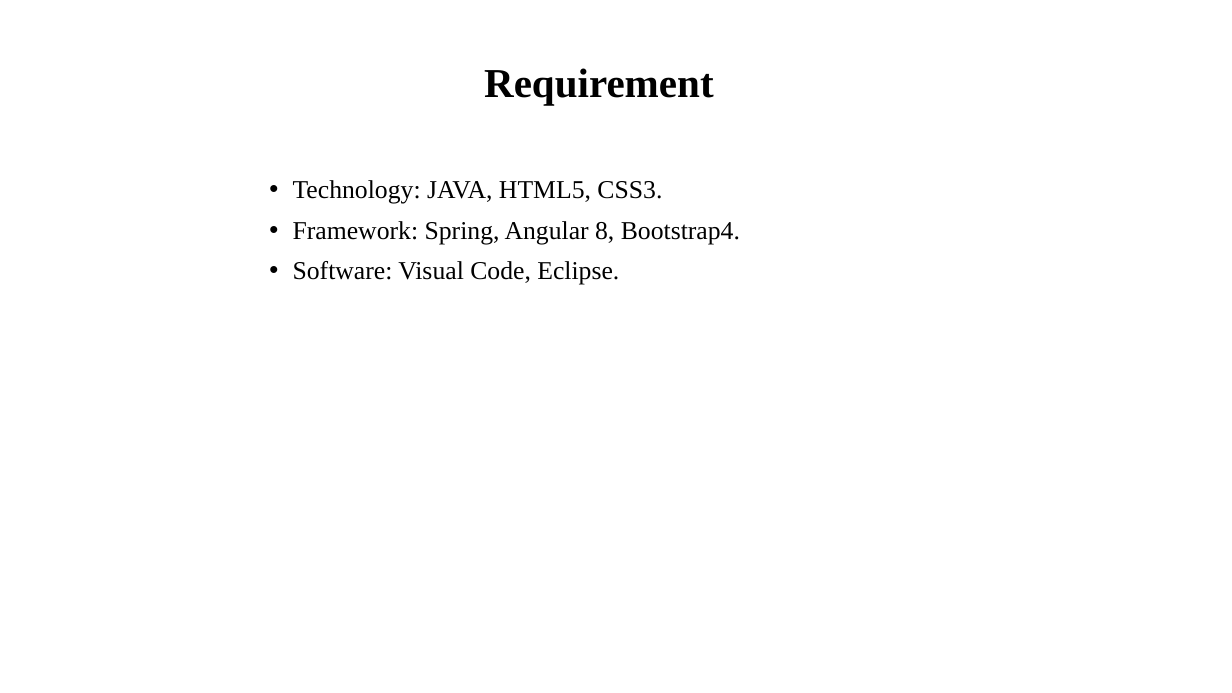
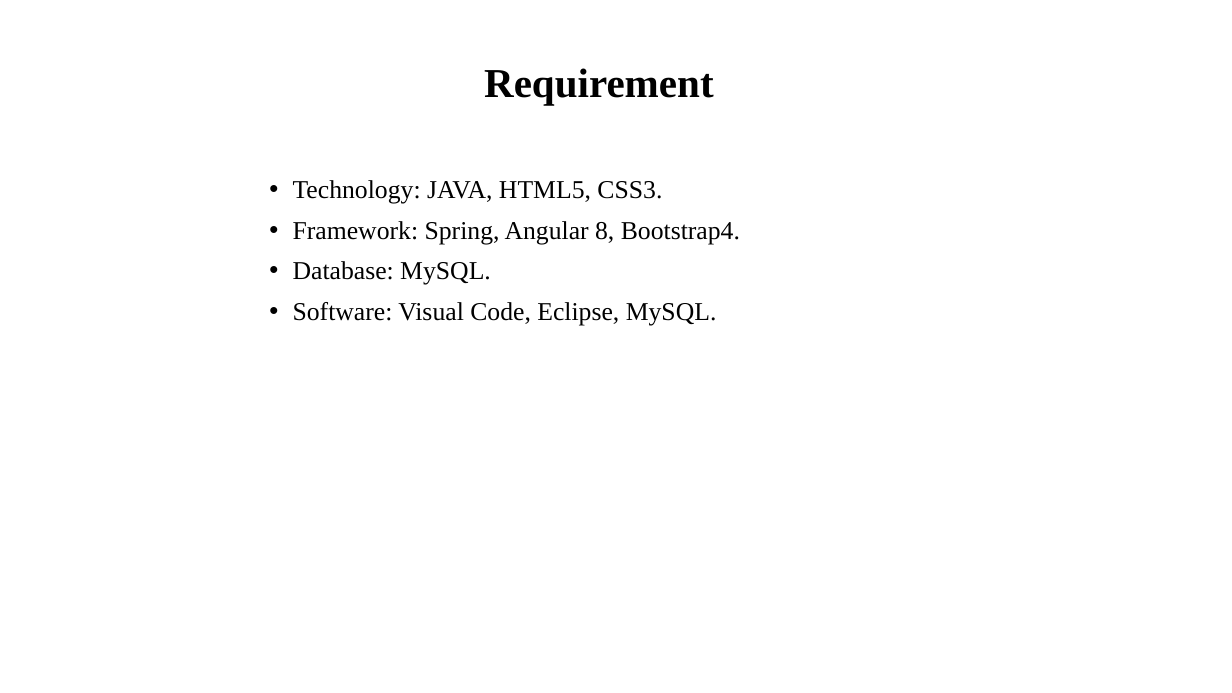
Before and after one commit to JSK-Developers/HEY-Provider-, a slide deck: slide 5 of HEY_Provider.pptx. Drawn at 1232x693 pixels with LibreOffice and Linux fonts; fonts in the diff are those of the drawing. Boxes give left, top, right and bottom in pixels: in the first picture for what was removed or moved away, otherwise in the second. Text is boxed around its words. In the diff, an @@ line names an element or a change of style, - is before the commit and + after.

```diff
--- a/HEY_Provider.pptx
+++ b/HEY_Provider.pptx
@@ text at [293,261,717,326]: text changed @@
-• Software: Visual Code, Eclipse.
+• Database: MySQL.
+• Software: Visual Code, Eclipse, MySQL.
```
Also in this commit, not shown: 5 other slides changed, 4 slides added, 1 slide removed, 5 other files.
